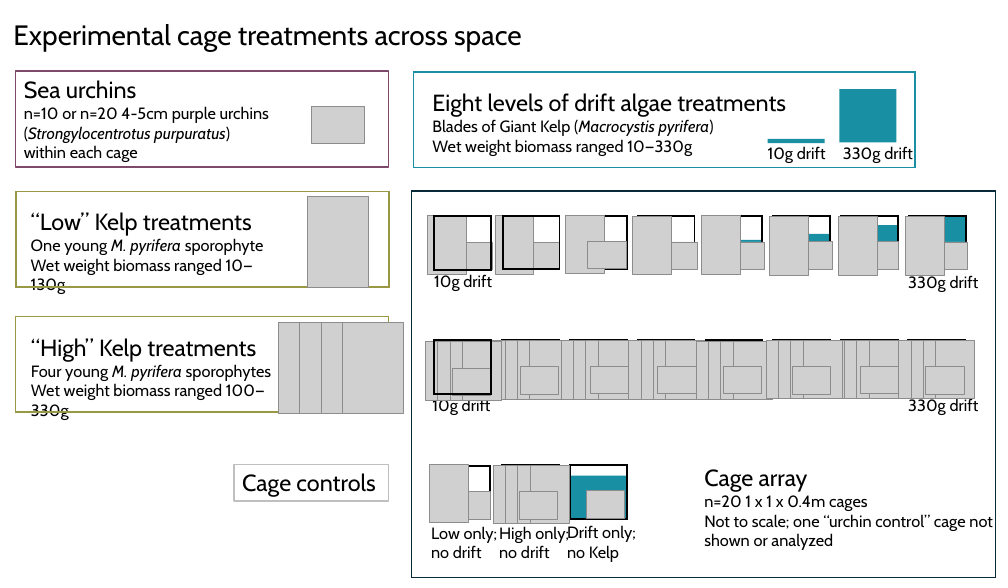
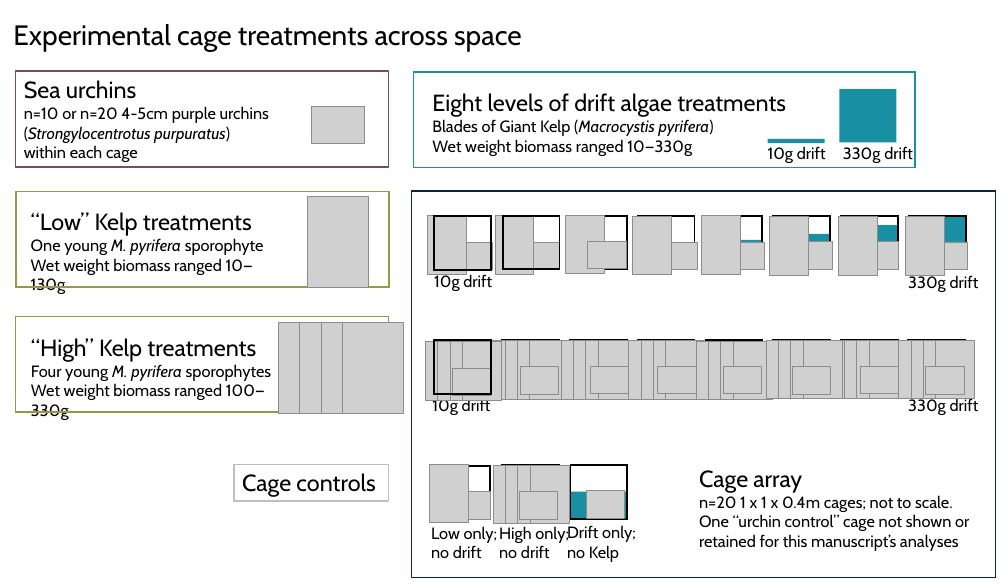
Before and after one commit to zhrandell/drift_controls_kelp, a slide deck: slide 1 of figs/experimental_design_space.pptx. Drawn at 1008x588 pixels with LibreOffice and Linux fonts; fonts in the diff are those of the drawing; grey boxes stand for pictures. Boxes give left, top, right and bottom in pixels: in the first picture for what was removed or moved away, otherwise in the second. Text is boxed around its words. In the diff, an @@ line names an element or a change of style, - is before the commit and + after.

```diff
--- a/figs/experimental_design_space.pptx
+++ b/figs/experimental_design_space.pptx
@@ rectangle: place and size @@
-rectangle at [570,475,627,518]
+rectangle at [570,491,627,518]
@@ text at [699,495,969,551]: text changed @@
-n=20 1 x 1 x 0.4m cages
-Not to scale; one “urchin control” cage not shown or analyzed
+n=20 1 x 1 x 0.4m cages; not to scale.
+One “urchin control” cage not shown or retained for this manuscript’s analyses
```
Also in this commit, not shown: 3 other files.
